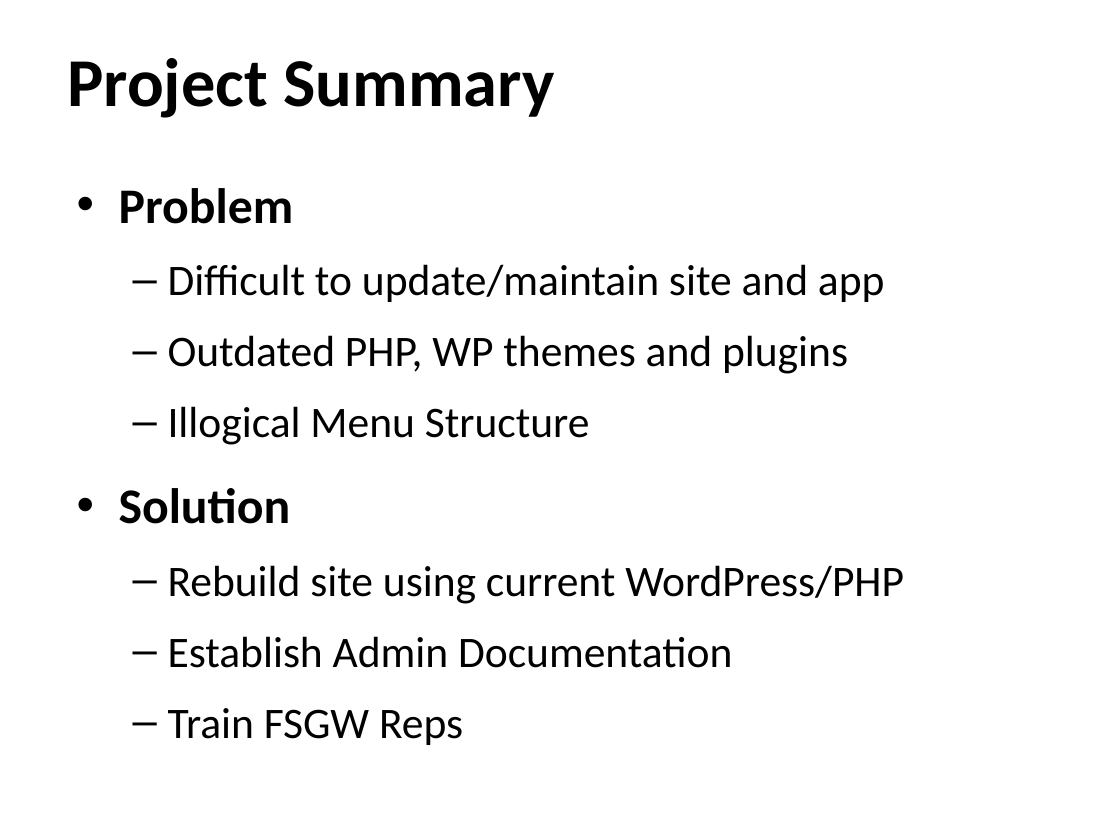
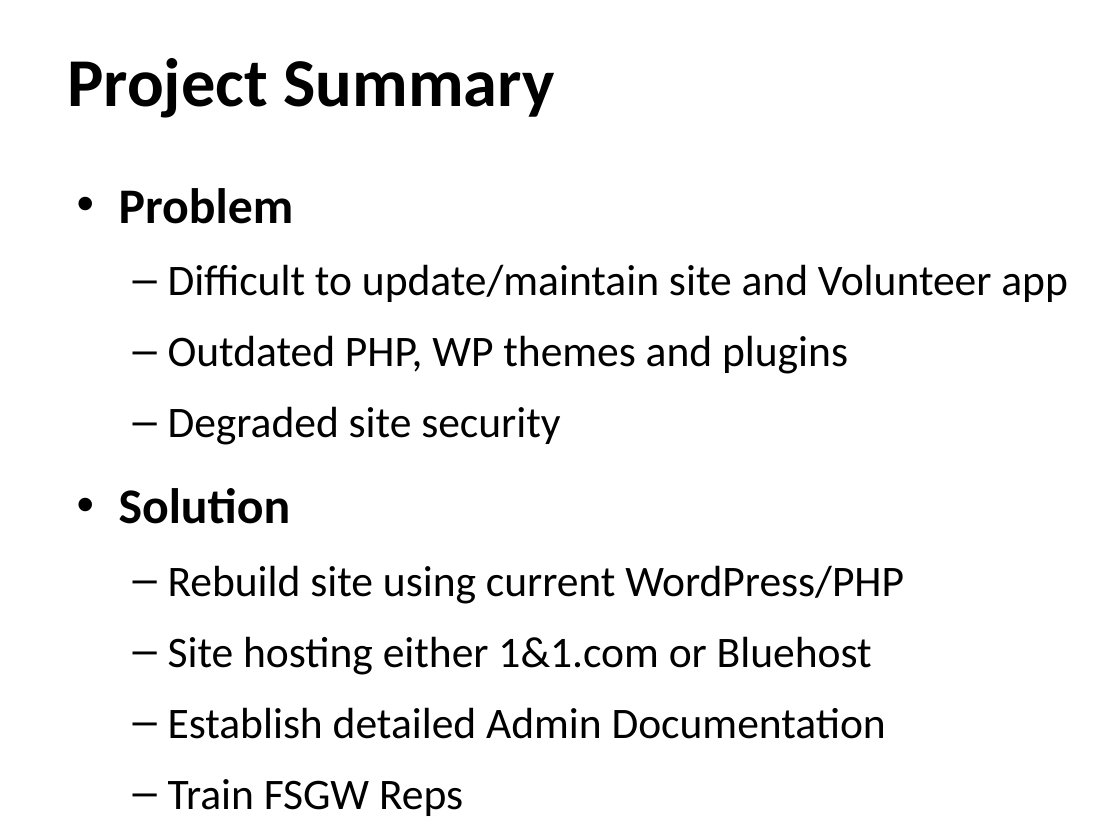
Before and after one commit to ehsantos11/MIST7590-Smithgall-Project, a slide deck: slide 7 of SGW Project Update (Final) 29Nov17.pptx. Drawn at 1120x840 pixels with LibreOffice and Linux fonts; fonts in the diff are those of the drawing; background and template pictures are left out. Boxes give left, top, right and bottom in pixels: in the first picture for what was removed or moved away, otherwise in the second. Text is boxed around its words. In the diff, an @@ line names an element or a change of style, - is before the commit and + after.

Commit message:
Updated SGW Project Update (Final) 29Nov17
Updated project summary and schedule slides

```diff
--- a/SGW Project Update (Final) 29Nov17.pptx
+++ b/SGW Project Update (Final) 29Nov17.pptx
@@ text at box(168, 264, 1068, 302): text changed @@
-  – Difficult to update/maintain site and app
+  – Difficult to update/maintain site and Volunteer app
@@ text at box(168, 406, 560, 445): text changed @@
-  – Illogical Menu Structure
+  – Degraded site security
@@ text at box(168, 636, 886, 739): text changed @@
-  – Establish Admin Documentation
+  – Site hosting either 1&1.com or Bluehost
+  – Establish detailed Admin Documentation
```
Also in this commit, not shown: 2 other slides changed.
